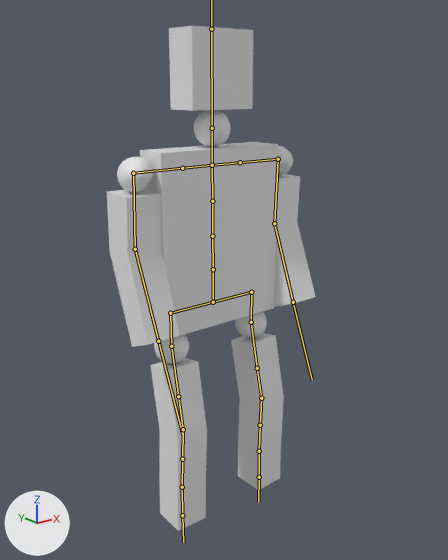
Renders of the FBX model 自作エンジン/Resources/Human/Human.fbx from each side of a commit.
Rendered twice from a 50 mm lens placed at (-10.58, -13.73, 3.6), pointed at (-0.08, -0.6, -1.65). The lights are fixed; the arrows at lower left show +X, +Y and +Z. Both versions are drawn at frame 4 of the action 'アーマチュア|アーマチュアAction'; the numbers are the values there. The bones that bend it are drawn over the model as lines.

In view in the first picture: 'human'.
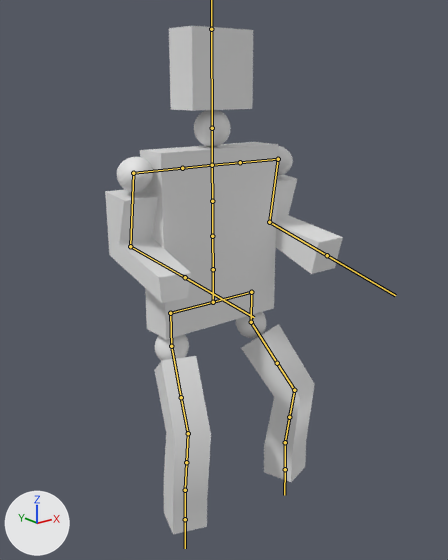
Boxes (x1, y1, x2, y2) around the edits, measured in the pictures (448 x 560 px):
'human', posed (14% wider)
    before: (107, 26, 316, 531)
    after: (105, 26, 343, 534)
bone 'Bone.026', root to tip
    before: (278, 159) to (274, 223)
    after: (278, 159) to (269, 222)
bone 'Bone.027', root to tip
    before: (274, 223) to (293, 302)
    after: (269, 222) to (327, 255)
bone 'Bone.010', root to tip
    before: (133, 173) to (135, 249)
    after: (133, 173) to (130, 246)
bone 'Bone.011', root to tip
    before: (135, 249) to (158, 341)
    after: (130, 246) to (185, 277)
bone 'Bone.021', root to tip
    before: (251, 322) to (257, 368)
    after: (251, 322) to (277, 363)
bone 'Bone.023', root to tip
    before: (261, 398) to (260, 425)
    after: (294, 390) to (289, 417)
bone 'Bone.025', root to tip
    before: (259, 451) to (259, 477)
    after: (285, 442) to (285, 469)
bone 'Bone.016', root to tip
    before: (171, 346) to (178, 396)
    after: (171, 346) to (181, 397)
bone 'Bone.018', root to tip
    before: (183, 429) to (182, 459)
    after: (188, 433) to (186, 462)
bone 'Bone.020', root to tip
    before: (182, 487) to (182, 515)
    after: (185, 490) to (185, 519)

The change, as a diff of the scene's bpy script:
```diff
--- a/自作エンジン/Resources/Human/Human.fbx.py
+++ b/自作エンジン/Resources/Human/Human.fbx.py
@@ bone_bone_026 @@
 bone_bone_026 = bpy.data.objects['アーマチュア'].pose.bones['Bone.026']  # child of 'Bone.007'
-bone_bone_026.rotation_quaternion = (0.707, -0.017, 0.017, -0.707)  # degrees (-3, 0, -90)
+bone_bone_026.rotation_quaternion = (0.705, -0.055, 0.055, -0.705)  # degrees (-9, 0, -90)
@@ bone_bone_027 @@
 bone_bone_027 = bpy.data.objects['アーマチュア'].pose.bones['Bone.027']  # child of 'Bone.026'
-bone_bone_027.rotation_quaternion = (0.977, 0.214, 0.0, 0.0)  # degrees (25, 0, 0)
+bone_bone_027.rotation_quaternion = (0.733, 0.68, 0.0, 0.0)  # degrees (86, 0, 0)
@@ bone_bone_010 @@
 bone_bone_010 = bpy.data.objects['アーマチュア'].pose.bones['Bone.010']  # child of 'Bone.009'
-bone_bone_010.rotation_quaternion = (0.707, -0.018, -0.018, 0.707)  # degrees (-3, 0, 90)
+bone_bone_010.rotation_quaternion = (0.705, -0.058, -0.058, 0.705)  # degrees (-9, 0, 90)
@@ bone_bone_011 @@
 bone_bone_011 = bpy.data.objects['アーマチュア'].pose.bones['Bone.011']  # child of 'Bone.010'
-bone_bone_011.rotation_quaternion = (0.973, 0.231, 0.0, 0.0)  # degrees (27, 0, 0)
+bone_bone_011.rotation_quaternion = (0.688, 0.726, 0.0, 0.0)  # degrees (93, 0, 0)
@@ bone_bone_021 @@
 bone_bone_021 = bpy.data.objects['アーマチュア'].pose.bones['Bone.021']  # child of 'Bone.014'
-bone_bone_021.rotation_quaternion = (0.994, 0.006, -0.014, -0.104)  # degrees (1, -1, -12)
+bone_bone_021.rotation_quaternion = (0.931, 0.061, -0.143, -0.331)  # degrees (12, -13, -41)
@@ bone_bone_023 @@
 bone_bone_023 = bpy.data.objects['アーマチュア'].pose.bones['Bone.023']  # child of 'Bone.022'
-bone_bone_023.rotation_quaternion = (0.992, 0.0, 0.0, 0.124)  # degrees (0, 0, 14)
+bone_bone_023.rotation_quaternion = (0.916, 0.0, 0.0, 0.402)  # degrees (0, 0, 47)
@@ bone_bone_025 @@
 bone_bone_025 = bpy.data.objects['アーマチュア'].pose.bones['Bone.025']  # child of 'Bone.024'
-bone_bone_025.rotation_quaternion = (1.0, 0.0, 0.0, -0.024)  # degrees (0, 0, -3)
+bone_bone_025.rotation_quaternion = (0.997, 0.0, 0.0, -0.078)  # degrees (0, 0, -9)
@@ bone_bone_016 @@
 bone_bone_016 = bpy.data.objects['アーマチュア'].pose.bones['Bone.016']  # child of 'Bone.015'
-bone_bone_016.rotation_quaternion = (0.994, 0.006, 0.013, 0.106)  # degrees (1, 1, 12)
+bone_bone_016.rotation_quaternion = (0.929, 0.064, 0.146, 0.335)  # degrees (13, 13, 41)
@@ bone_bone_018 @@
 bone_bone_018 = bpy.data.objects['アーマチュア'].pose.bones['Bone.018']  # child of 'Bone.017'
-bone_bone_018.rotation_quaternion = (0.992, 0.0, 0.0, -0.127)  # degrees (0, 0, -15)
+bone_bone_018.rotation_quaternion = (0.912, 0.0, 0.0, -0.409)  # degrees (0, 0, -48)
@@ bone_bone_020 @@
 bone_bone_020 = bpy.data.objects['アーマチュア'].pose.bones['Bone.020']  # child of 'Bone.019'
-bone_bone_020.rotation_quaternion = (1.0, 0.0, 0.0, 0.024)  # degrees (0, 0, 3)
+bone_bone_020.rotation_quaternion = (0.997, 0.0, 0.0, 0.078)  # degrees (0, 0, 9)
```
